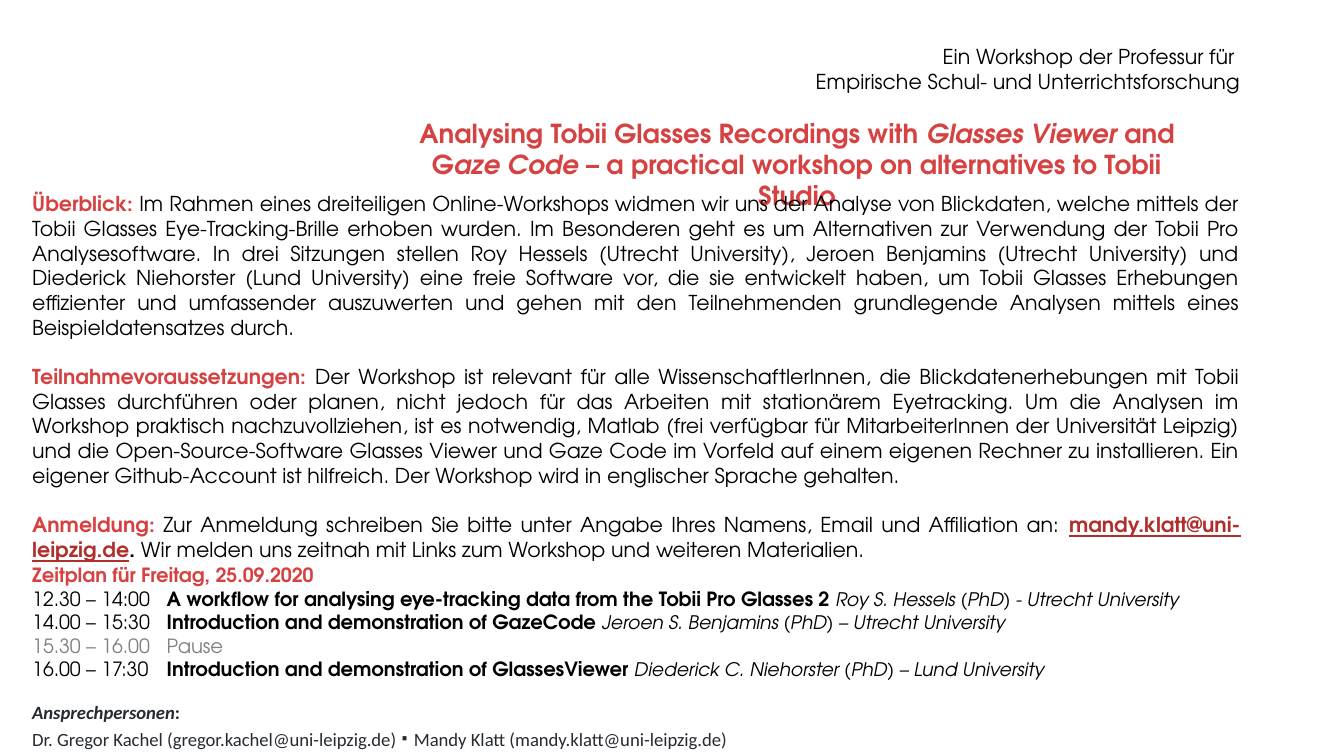
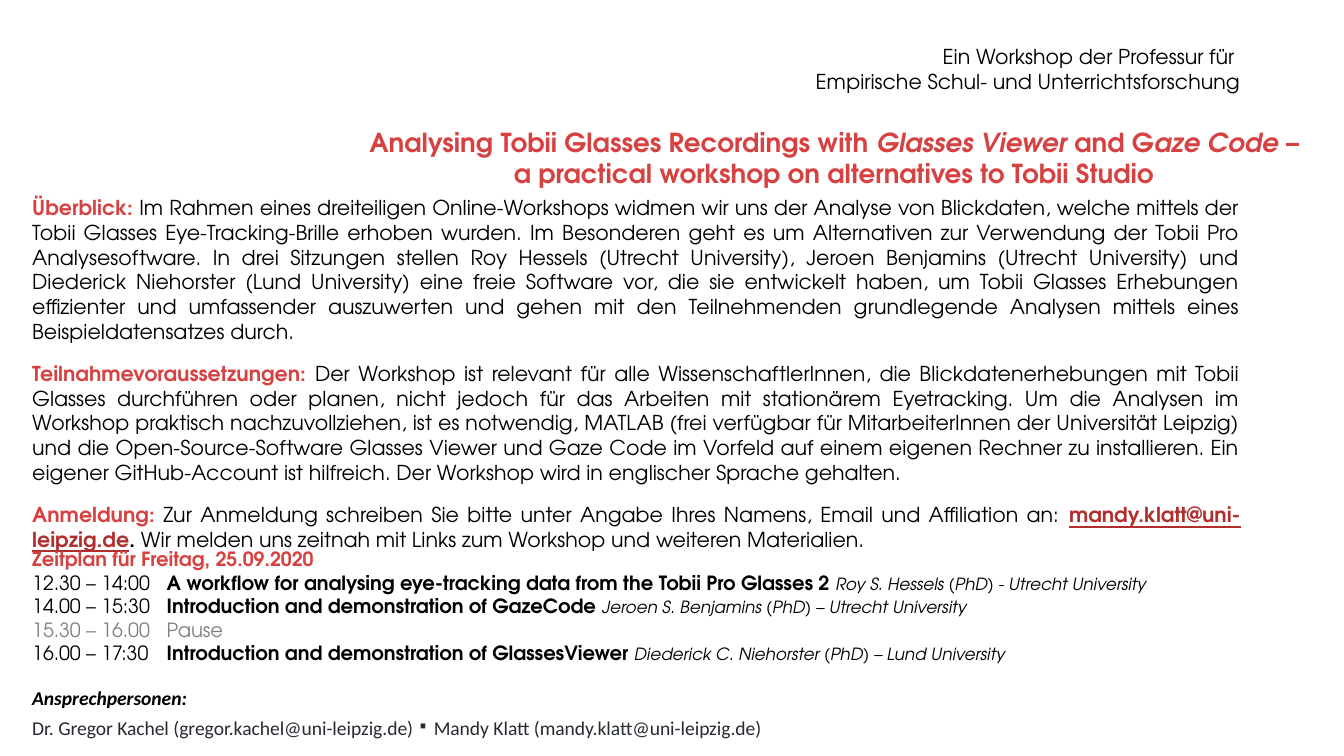
Before and after one commit to ginaamri/Mandy-PhD, a slide deck: slide 1 of ET_Workshop/Poster_Breitbild_TobiiGlasses_Workshop.pptx. Drawn at 1344x756 pixels with LibreOffice and Linux fonts; fonts in the diff are those of the drawing; background and template pictures are left out. Boxes give left, top, right and bottom in pixels: in the first picture for what was removed or moved away, otherwise in the second. Text is boxed around its words. In the diff, an @@ line names an element or a change of style, - is before the commit and + after.

Commit message:
breitbild workshop

```diff
--- a/ET_Workshop/Poster_Breitbild_TobiiGlasses_Workshop.pptx
+++ b/ET_Workshop/Poster_Breitbild_TobiiGlasses_Workshop.pptx
@@ title "Analysing Tobii Glasses Recordings with ..." rewrapped from [419, 123, 1174, 212] to [369, 132, 1278, 188] @@
@@ text at [32, 365, 1239, 485]: text changed @@
-Teilnahmevoraussetzungen: Der Workshop ist relevant für alle WissenschaftlerInnen, die Blickdatenerhebungen mit Tobii Glasses durchführen oder planen, nicht jedoch für das Arbeiten mit stationärem Eyetracking. Um die Analysen im Workshop praktisch nachzuvollziehen, ist es notwendig, Matlab (frei verfügbar für MitarbeiterInnen der Universität Leipzig) und die Open-Source-Software Glasses Viewer und Gaze Code im Vorfeld auf einem eigenen Rechner zu installieren. Ein eigener Github-Account ist hilfreich. Der Workshop wird in englischer Sprache gehalten.
+Teilnahmevoraussetzungen: Der Workshop ist relevant für alle WissenschaftlerInnen, die Blickdatenerhebungen mit Tobii Glasses durchführen oder planen, nicht jedoch für das Arbeiten mit stationärem Eyetracking. Um die Analysen im Workshop praktisch nachzuvollziehen, ist es notwendig, MATLAB (frei verfügbar für MitarbeiterInnen der Universität Leipzig) und die Open-Source-Software Glasses Viewer und Gaze Code im Vorfeld auf einem eigenen Rechner zu installieren. Ein eigener GitHub-Account ist hilfreich. Der Workshop wird in englischer Sprache gehalten.
@@ text "Zeitplan für Freitag, 25.09.2020": place and size @@
-text "Zeitplan für Freitag, 25.09.2020" at [32, 561, 1179, 680]
+text "Zeitplan für Freitag, 25.09.2020" at [32, 545, 1146, 664]
@@ text at [32, 569, 1146, 664]: size 10 to 9 pt in "Roy S. Hessels (PhD) - Utrecht University", "Jeroen S. Benjamins (PhD) – Utrecht University", "Diederick C. Niehorster (PhD) – Lund University" @@
@@ text "Ansprechpersonen:": place and size @@
-text "Ansprechpersonen:" at [32, 706, 726, 749]
+text "Ansprechpersonen:" at [32, 691, 761, 739]
@@ text "Ansprechpersonen:" at [32, 691, 761, 739]: size 10 to 10.5 pt; text colour #262A31 to #000000, italic on in "Ansprechpersonen:"; size 12 to 14 pt in "∙" @@
```
Also in this commit, not shown: 2 other files.
